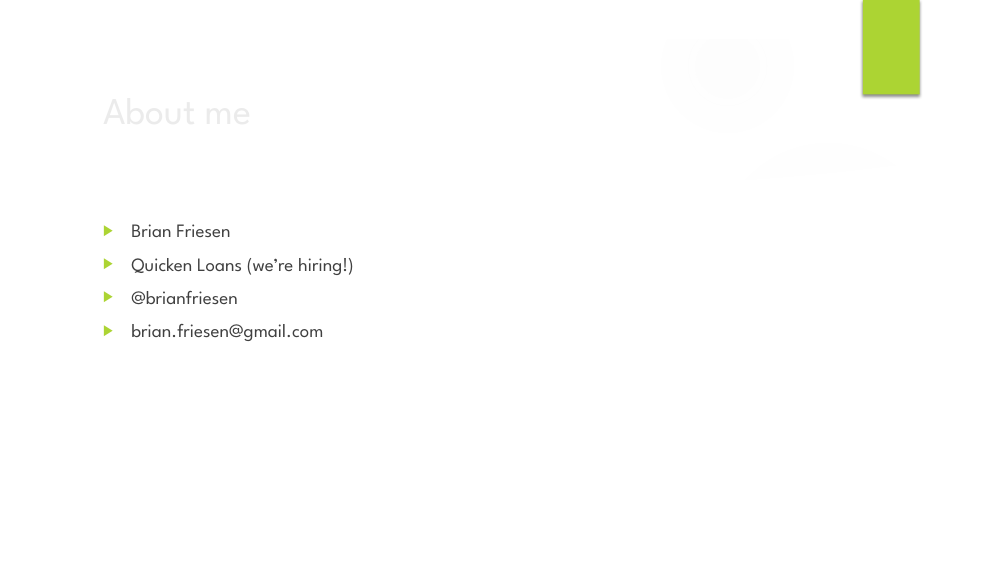
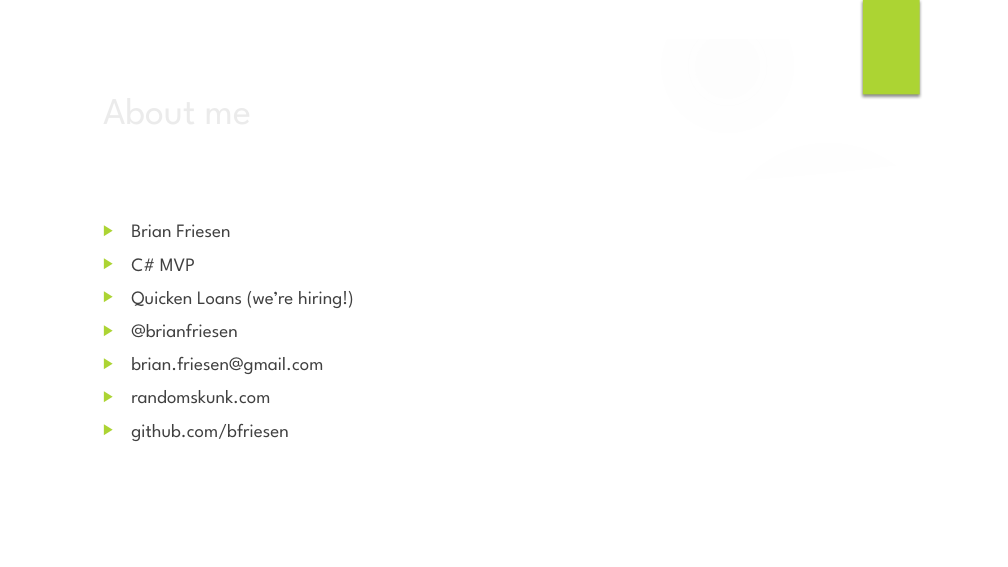
Before and after one commit to bfriesen/MetaDemo, a slide deck: slide 2 of I’m So Meta, Even This tAlk.pptx. Drawn at 1008x567 pixels with LibreOffice and Linux fonts; fonts in the diff are those of the drawing; background and template pictures are left out. Boxes give left, top, right and bottom in pixels: in the first picture for what was removed or moved away, otherwise in the second. Text is boxed around its words. In the diff, an @@ line names an element or a change of style, - is before the commit and + after.

Commit message:
Powerpoint changes.

```diff
--- a/I’m So Meta, Even This tAlk.pptx
+++ b/I’m So Meta, Even This tAlk.pptx
@@ text at box(131, 258, 195, 271): paragraph added @@
+▶ C# MVP
@@ text at box(131, 390, 288, 441): paragraphs added @@
+▶ randomskunk.com
+▶ github.com/bfriesen
```
Also in this commit, not shown: 1 other slide changed, 9 slides added, 3 slides removed.
